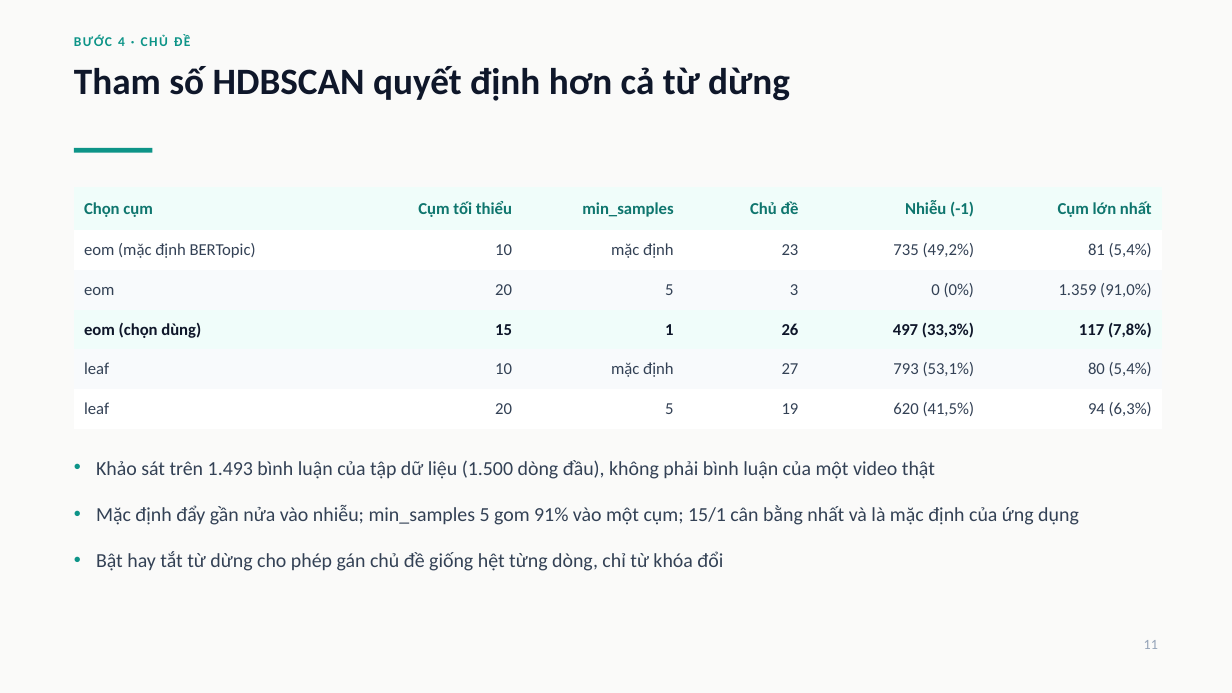
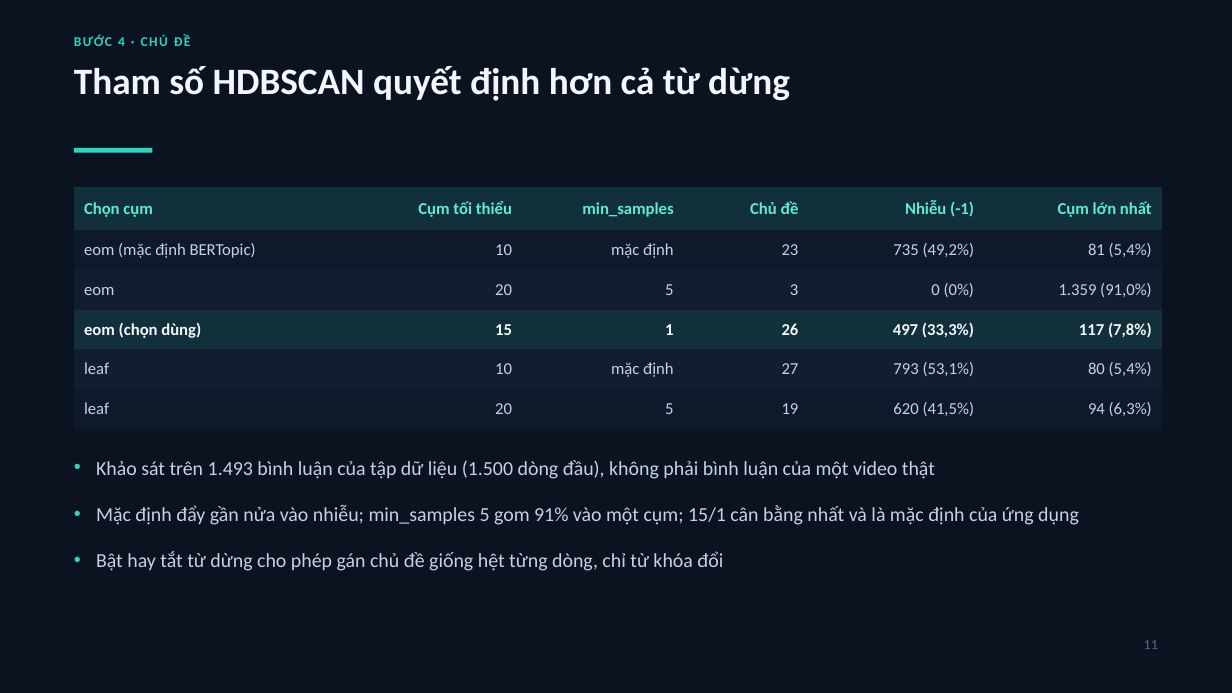
Before and after one commit to Phuhieu24/NLP_PhanTichBinhLuanYoutube, a slide deck: slide 11 of report/CS221_slide.pptx. Drawn at 1232x693 pixels with LibreOffice and Linux fonts; fonts in the diff are those of the drawing. Boxes give left, top, right and bottom in pixels: in the first picture for what was removed or moved away, otherwise in the second. Text is boxed around its words. In the diff, an @@ line names an element or a change of style, - is before the commit and + after.

```diff
--- a/report/CS221_slide.pptx
+++ b/report/CS221_slide.pptx
@@ background #FAFAF9 to #0B1220 @@
@@ text "BƯỚC 4 · CHỦ ĐỀ" at bbox=[118, 37, 799, 214]: text colour #0D9488 to #2DD4BF @@
@@ text "Tham số HDBSCAN quyết định ..." at bbox=[74, 66, 790, 101]: text colour #0F172A to #F2F6FB @@
@@ rectangle at bbox=[74, 148, 152, 152]: fill #0D9488 to #2DD4BF @@
@@ table at bbox=[74, 187, 1162, 429] @@
@@ fill #F0FDFA to #12303A in 12 cells @@
@@ fill #FFFFFF to #0E1929 in 12 cells @@
@@ fill #F8FAFC to #121E30 in 12 cells @@
@@ text colour #0F766E to #5EEAD4 in "Chọn cụm", "Cụm tối thiểu", "min_samples", "Chủ đề" and 2 more places @@
@@ text colour #334155 to #C5D2E4 in "eom (mặc định BERTopic)", "10", "mặc định", "23" and 20 more places @@
@@ text colour #0F172A to #F2F6FB in "eom (chọn dùng)", "15", "1", "26" and 2 more places @@
@@ text "Khảo sát trên 1.493 bình ..." at bbox=[96, 460, 1079, 571]: text colour #334155 to #C5D2E4; bullet colour #0D9488 to #2DD4BF @@
@@ text "11" at bbox=[1144, 640, 1158, 649]: text colour #94A3B8 to #55688A @@
```
Also in this commit, not shown: 15 other slides changed, 2 slides added, 2 slides removed, 1 other file.
